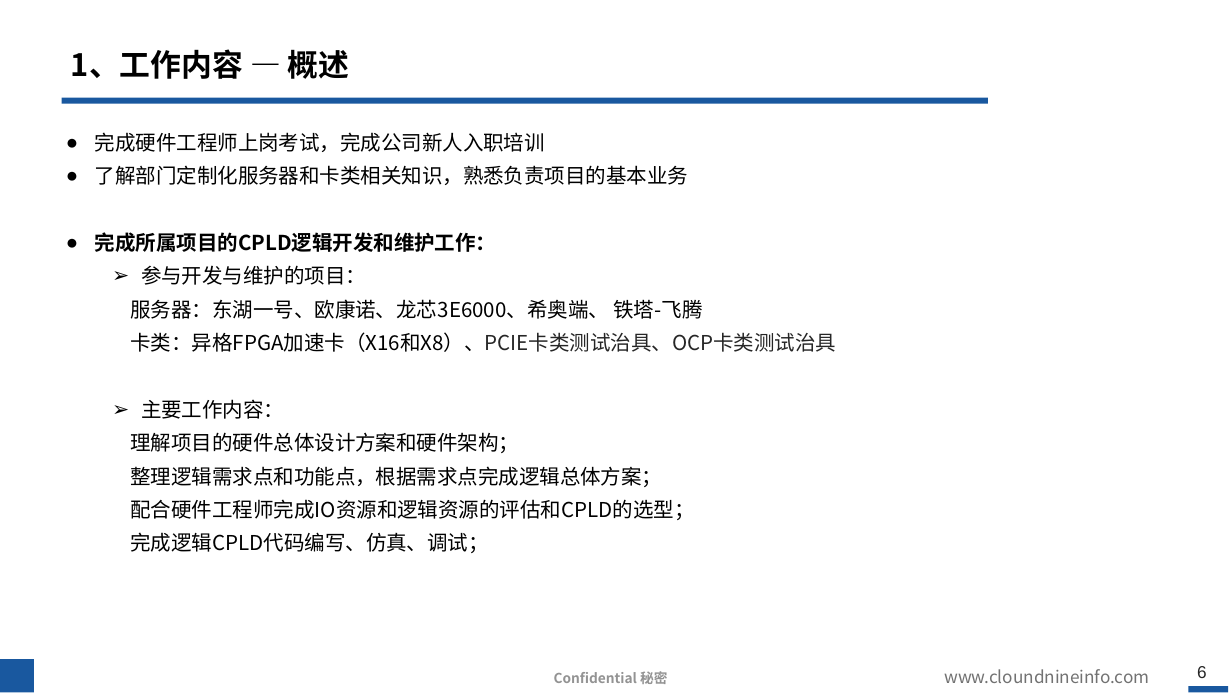
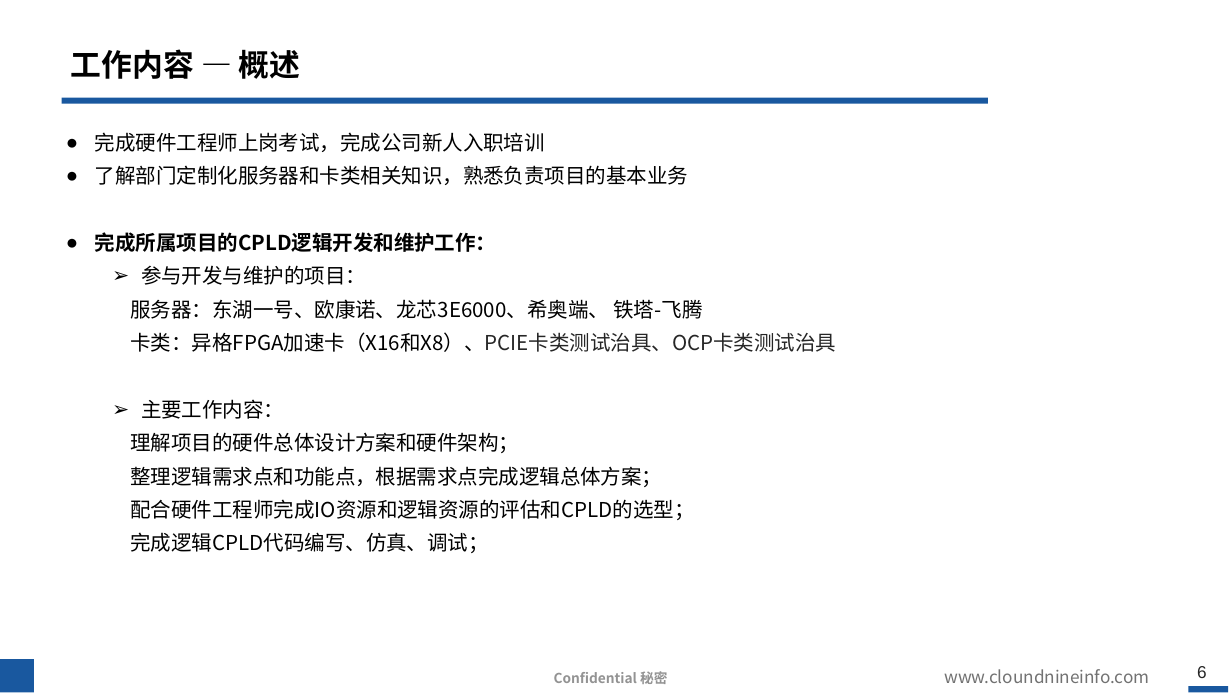
Before and after one commit to hahada-998/Tieta_code, a slide deck: slide 6 of 转正答辩.pptx. Drawn at 1232x693 pixels with LibreOffice and Linux fonts; fonts in the diff are those of the drawing; background and template pictures are left out. Boxes give left, top, right and bottom in pixels: in the first picture for what was removed or moved away, otherwise in the second. Text is boxed around its words. In the diff, an @@ line names an element or a change of style, - is before the commit and + after.

```diff
--- a/转正答辩.pptx
+++ b/转正答辩.pptx
@@ title at [71, 49, 301, 79]: text changed @@
-1、工作内容 — 概述
+工作内容 — 概述
```
Also in this commit, not shown: 4 other slides changed, 2 other files.
